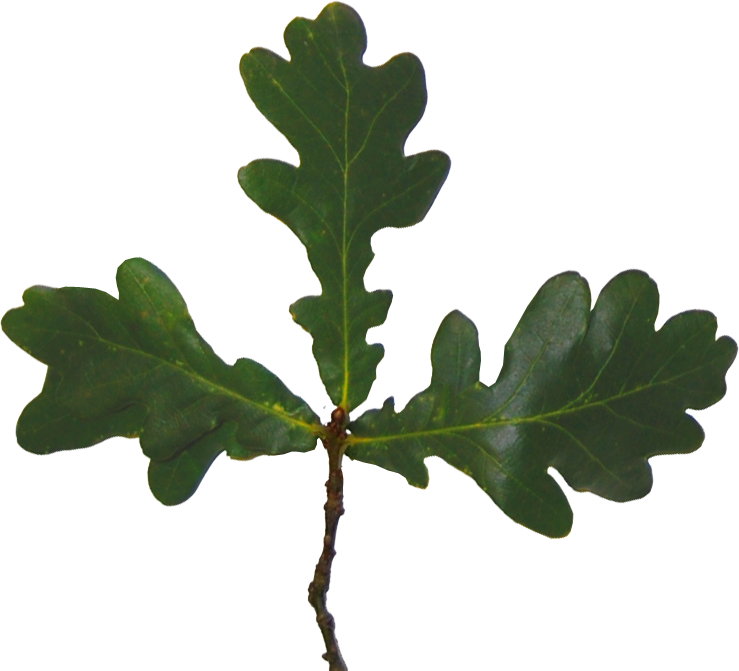
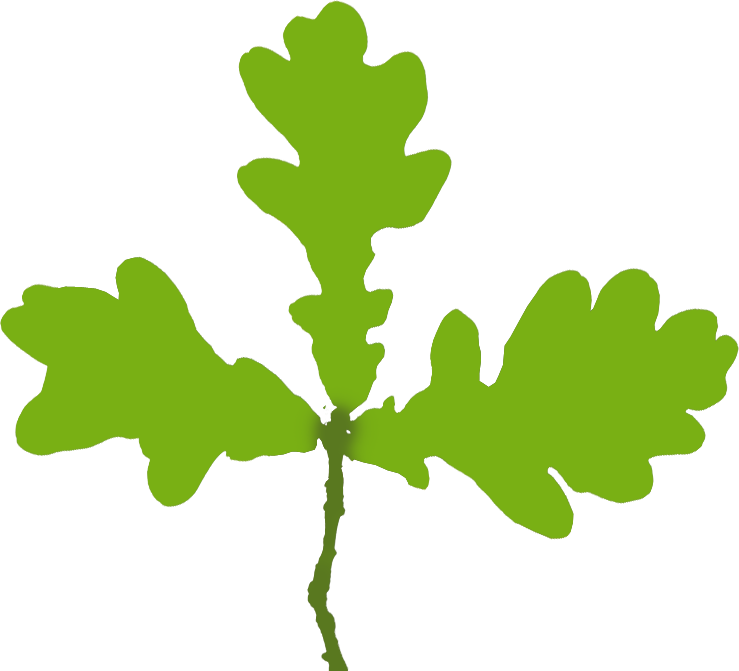
Revision of a layered 739×671 image; what changed, layer by layer:
added layer "Layer 1" above "Layer 0" over [0, 0, 739, 671]
